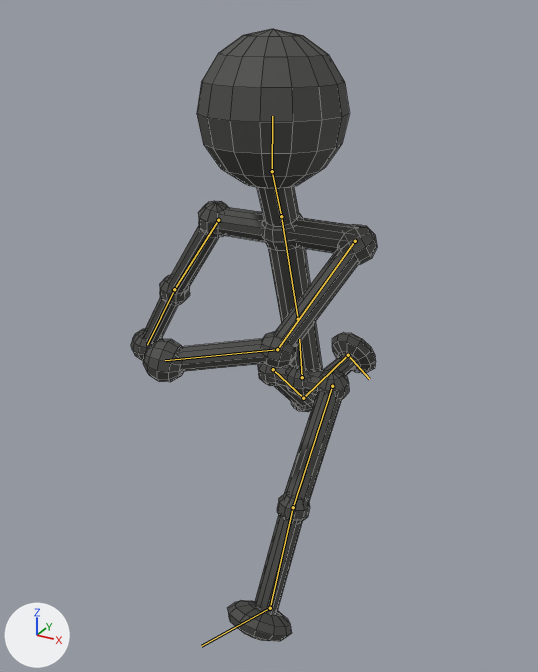
Renders of the FBX model Assets/Art/Model/Character/game_stickman_animations.fbx from each side of a commit.
The view is the same before and after, from a 50 mm lens placed at (0.862, -1.736, 1.679), pointed at (-0.111, 0.033, 0.794). The lights are fixed; the arrows at lower left show +X, +Y and +Z. The picture after the commit comes second. Both versions are drawn at frame 17 of the action 'ARM_Stickman|AimRun_16f'; the numbers are the values there. The bones that change, and the others that lie on the model, are drawn over the model as lines. Mesh edges are drawn as thin lines.

The first picture shows 'Game_Stickman_Clean'.
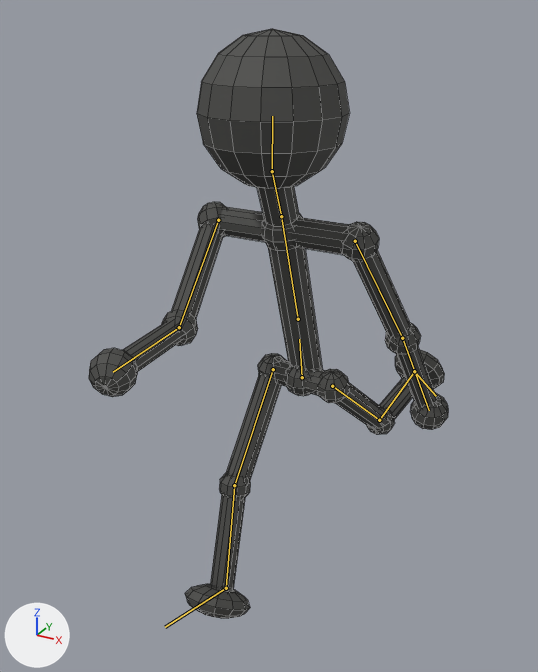
Changed parts and their boxes (x1, y1, x2, y2) in the pictures (538 x 672 px):
'Game_Stickman_Clean', posed (46% wider): before (131, 29, 377, 642); after (89, 29, 448, 618)
bone 'RightUpperArm', root to tip: before (218, 220) to (174, 289); after (218, 220) to (179, 327)
bone 'RightForeArm', root to tip: before (174, 289) to (147, 344); after (179, 327) to (113, 372)
bone 'LeftUpperArm', root to tip: before (355, 241) to (277, 349); after (355, 241) to (402, 338)
bone 'LeftForeArm', root to tip: before (277, 349) to (165, 360); after (402, 338) to (429, 410)
bone 'RightUpperLeg', root to tip: before (273, 369) to (303, 398); after (273, 369) to (234, 485)
bone 'RightLowerLeg', root to tip: before (303, 398) to (348, 355); after (234, 485) to (226, 588)
bone 'RightFoot', root to tip: before (348, 355) to (369, 379); after (226, 588) to (165, 627)
bone 'LeftUpperLeg', root to tip: before (332, 386) to (293, 507); after (332, 386) to (379, 420)
bone 'LeftLowerLeg', root to tip: before (293, 507) to (270, 608); after (379, 420) to (414, 371)
bone 'LeftFoot', root to tip: before (270, 608) to (201, 646); after (414, 371) to (436, 396)

The change in detail:
Bone 'RightUpperArm' (bone_rightupperarm) turns from (1, 0, 12) to (-68, 0, 26) degrees about its own x, y and z.
Bone 'RightForeArm' (bone_rightforearm) turns from (-1, 0, 0) to (-23, 0, 40) degrees about its own x, y and z.
Bone 'LeftUpperArm' (bone_leftupperarm) turns from (-68, 0, 25) to (1, 0, 12) degrees about its own x, y and z.
Bone 'LeftForeArm' (bone_leftforearm) turns from (-23, 0, 39) to (-1, 0, 0) degrees about its own x, y and z.
Bone 'RightUpperLeg' (bone_rightupperleg) turns from (40, 0, 0) to (-46, 0, 0) degrees about its own x, y and z.
Bone 'RightLowerLeg' (bone_rightlowerleg) turns from (52, 0, 0) to (24, 0, 0) degrees about its own x, y and z.
Bone 'RightFoot' (bone_rightfoot) turns from (22, 0, 0) to (-24, 0, 0) degrees about its own x, y and z.
Bone 'LeftUpperLeg' (bone_leftupperleg) turns from (-46, 0, 0) to (40, 0, 0) degrees about its own x, y and z.
Bone 'LeftLowerLeg' (bone_leftlowerleg) turns from (24, 0, 0) to (52, 0, 0) degrees about its own x, y and z.
Bone 'LeftFoot' (bone_leftfoot) turns from (-24, 0, 0) to (22, 0, 0) degrees about its own x, y and z.
